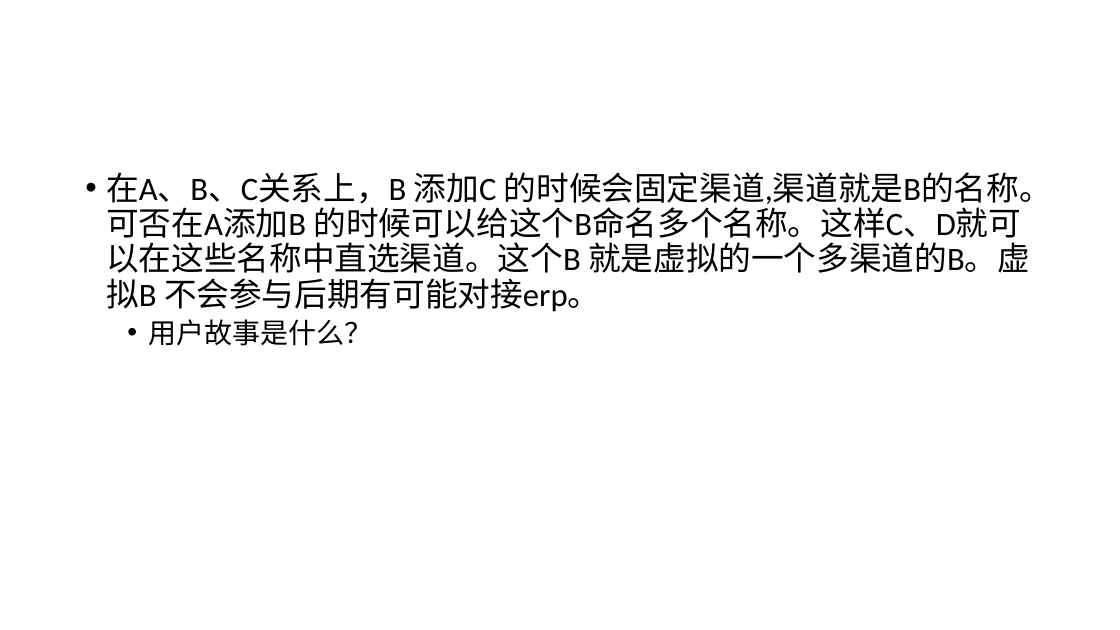
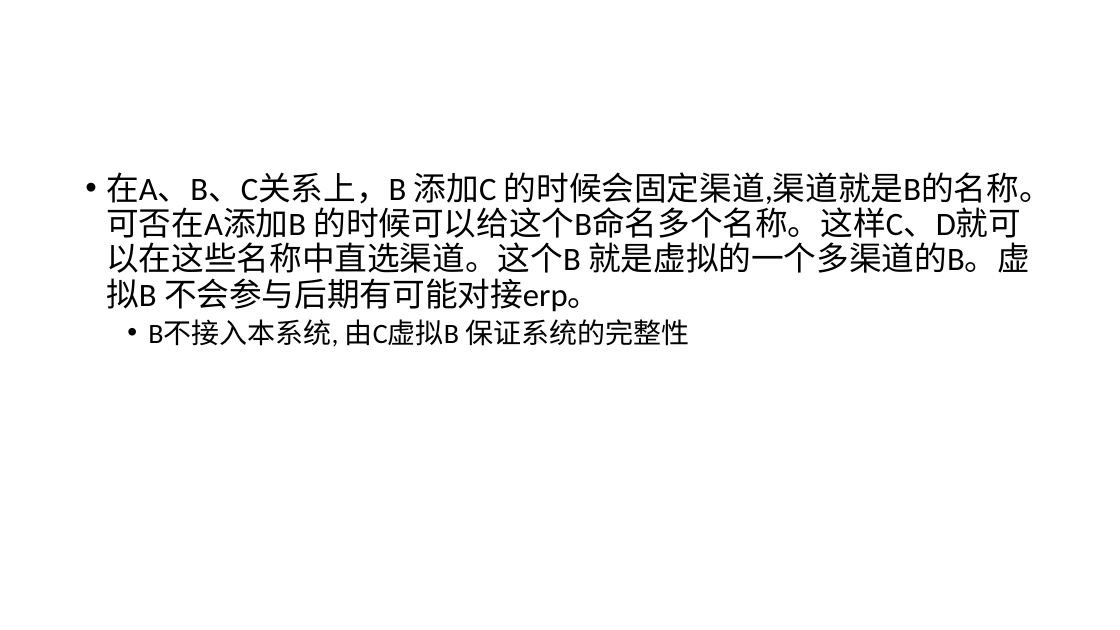
Before and after one commit to swansrp/Tanya, a slide deck: slide 35 of doc/prd.pptx (slide 34 before the commit). Drawn at 1120x630 pixels with LibreOffice and Linux fonts; fonts in the diff are those of the drawing. Boxes give left, top, right and bottom in pixels: in the first picture for what was removed or moved away, otherwise in the second. Text is boxed around its words. In the diff, an @@ line names an element or a change of style, - is before the commit and + after.

```diff
--- a/doc/prd.pptx
+++ b/doc/prd.pptx
@@ text at (x1=148, y1=319, x2=689, y2=347): text changed @@
-  • 用户故事是什么？
+  • B不接入本系统, 由C虚拟B 保证系统的完整性
```
Also in this commit, not shown: 1 other slide changed, 2 slides added, 1 slide removed.
